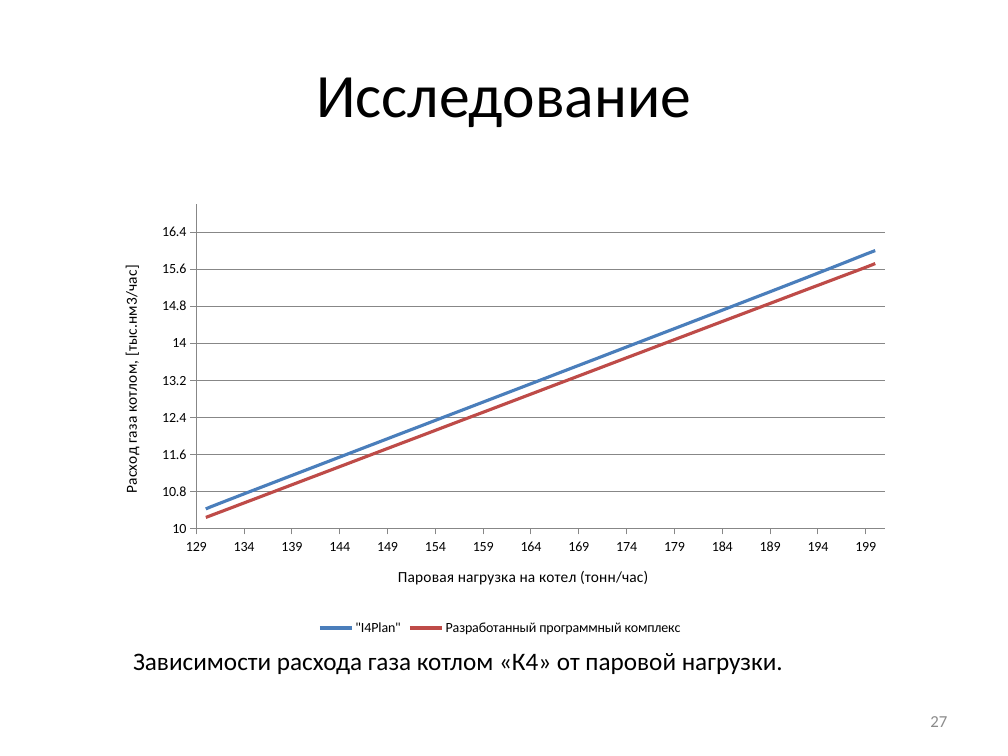
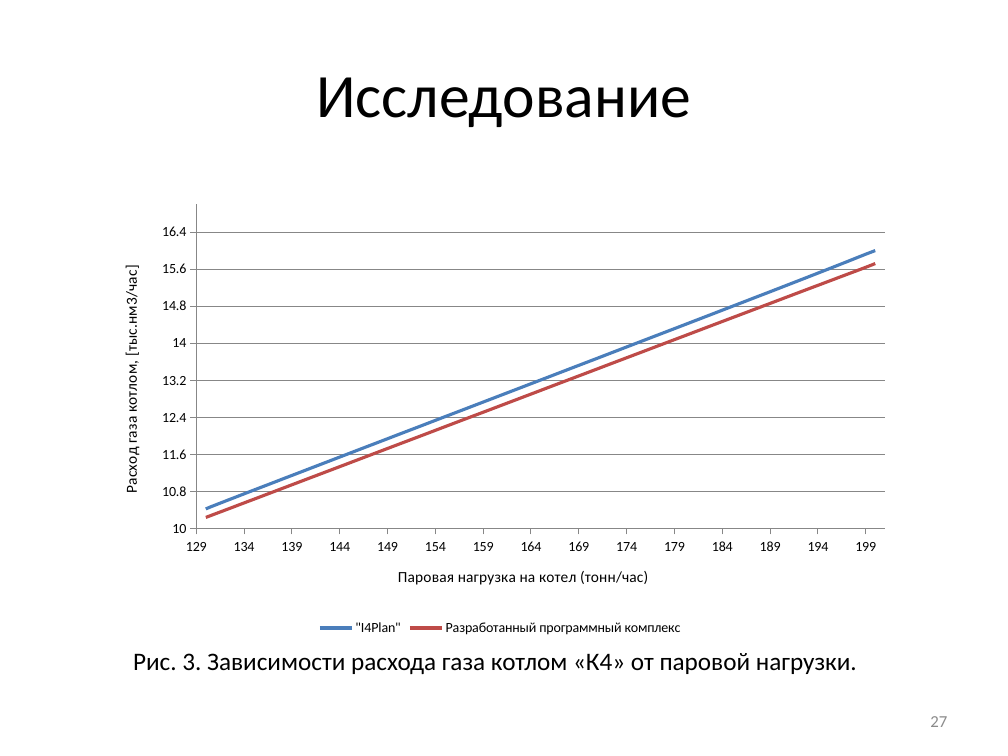
Before and after one commit to arkuzmin/diplom, a slide deck: slide 27 of optimization/4 семестр/Смотр 19.05.14/Презентация.pptx. Drawn at 1008x756 pixels with LibreOffice and Linux fonts; fonts in the diff are those of the drawing. Boxes give left, top, right and bottom in pixels: in the first picture for what was removed or moved away, otherwise in the second. Text is boxed around its words. In the diff, an @@ line names an element or a change of style, - is before the commit and + after.

```diff
--- a/optimization/4 семестр/Смотр 19.05.14/Презентация.pptx
+++ b/optimization/4 семестр/Смотр 19.05.14/Презентация.pptx
@@ text at <box>133,653,857,674</box>: text changed @@
-Зависимости расхода газа котлом «К4» от паровой нагрузки.
+Рис. 3. Зависимости расхода газа котлом «К4» от паровой нагрузки.
```
Also in this commit, not shown: 13 other slides changed, 1 slide added, 1 slide removed, 2 other files.
